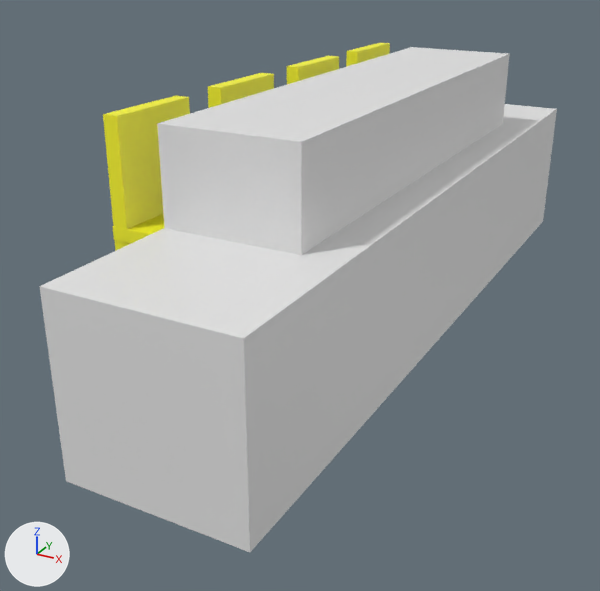
The glTF model theroom/excersizes/teater/seatrow_yellow.gltf: old version first, new version second.
The view is the same before and after, from a 50 mm camera at (5.09, -9.59, 3.77) aimed at (0.27, -0.82, -0.61). The axes (+X, +Y, +Z) are drawn at lower left. The lights are the same throughout. Where no turn or scale is listed for an object, it has been applied to the vertices.

In view in the first picture: '4chair.001', 'carpet.zone', 'front.zone'.
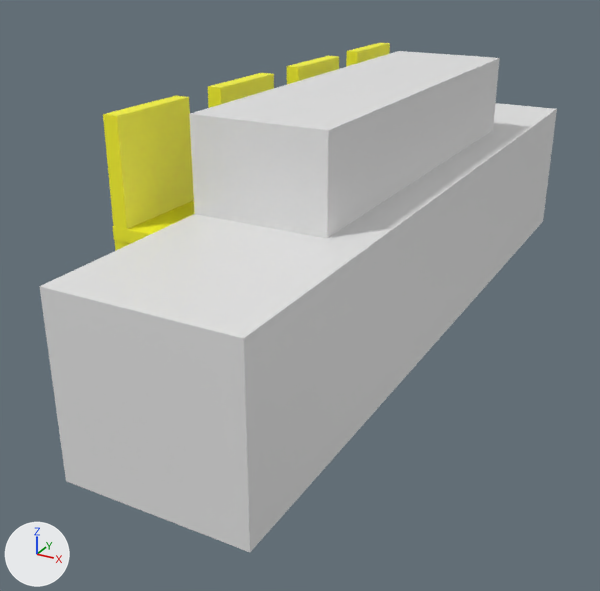
Location of each change, [x1, y1, x2, y2] in pixels of the pictures (600 x 591 px):
'front.zone', rescaled (12% narrower, 10% shorter): before [157, 47, 510, 255]; after [189, 51, 500, 238]

The change in detail:
Object 'front.zone' (ob_front_zone) is rescaled from (-0.792, -3.27, -1.0) to (-0.792, -2.75, -1.0).
